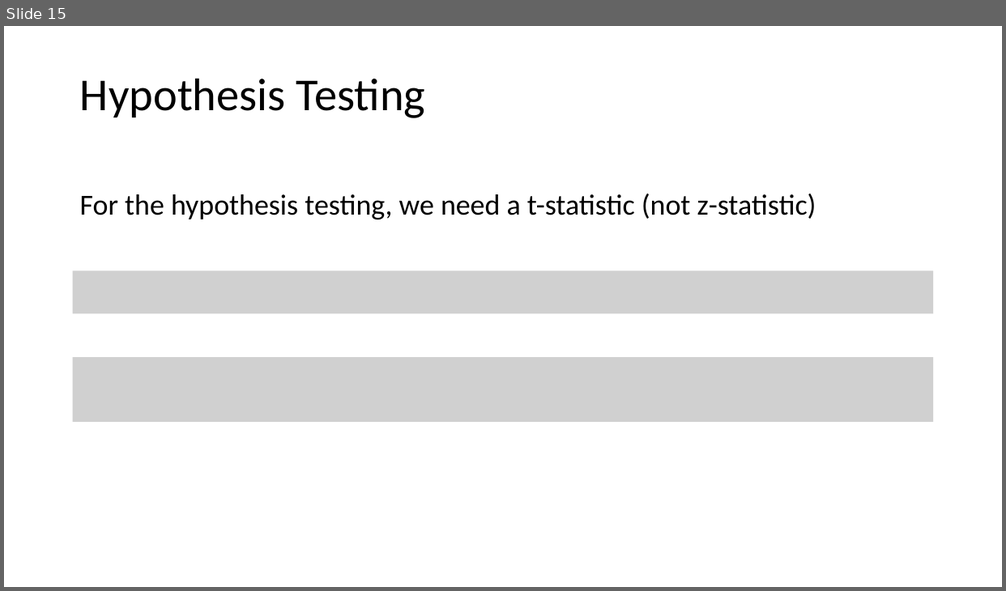
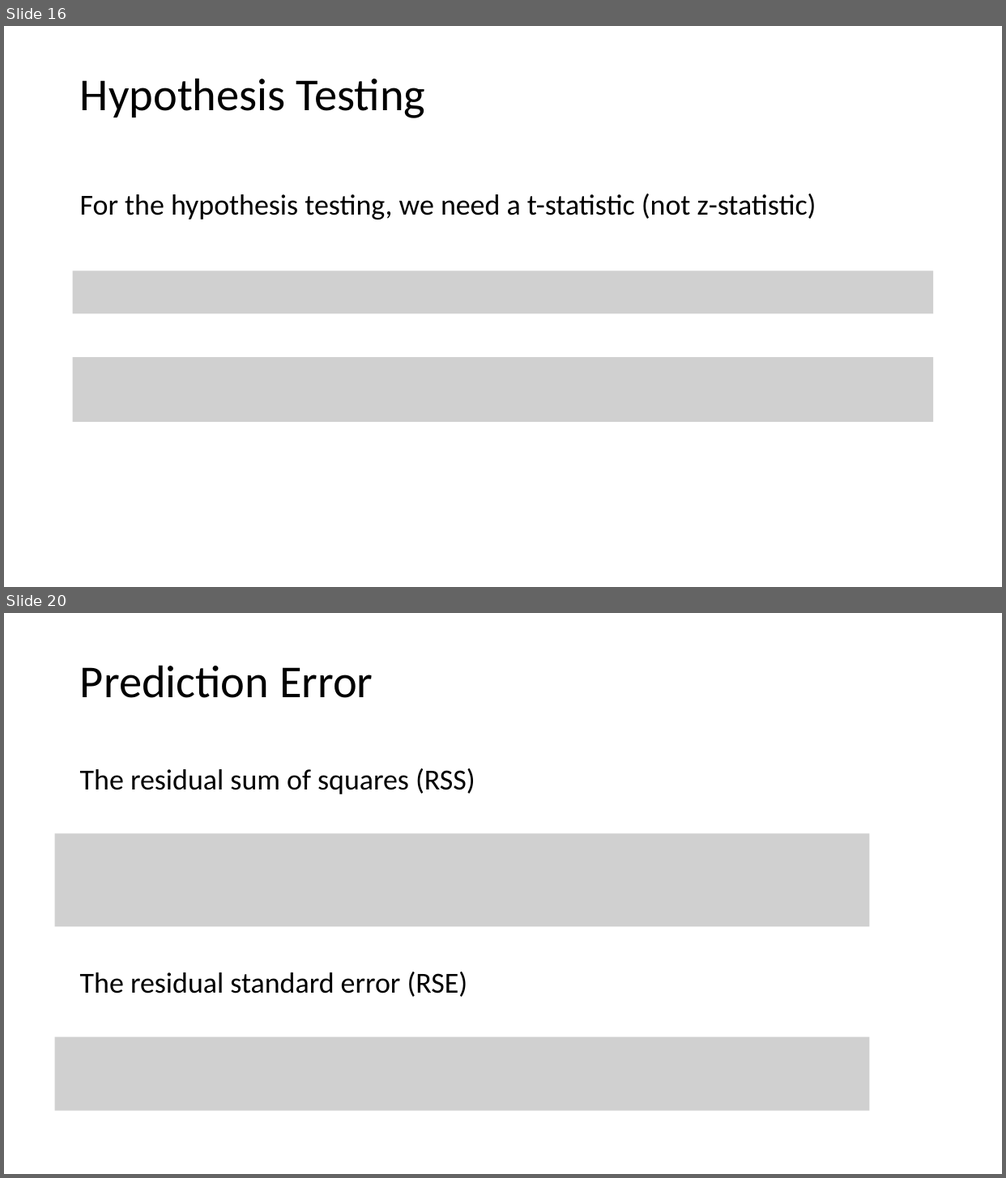
Before and after one commit to tianzheng4/tianzheng4.github.io, a slide deck: _umkc-teaching/slides/Lecture3.pptx. Shown one above the other, each under a label of ours: slide 15 before the commit, slides 16 and 20 after it; the slides between them are not shown. The pictures are 1006x591 and 1006x1178 pixels, drawn with LibreOffice and Linux fonts; fonts in the diff are those of the drawing; grey boxes stand for pictures. Boxes give left, top, right and bottom in pixels: in the first picture for what was removed or moved away, otherwise in the second. Text is boxed around its words. In the diff, an @@ line names an element or a change of style, - is before the commit and + after.

```diff
--- a/_umkc-teaching/slides/Lecture3.pptx
+++ b/_umkc-teaching/slides/Lecture3.pptx
@@ slide 20 added at (x1=4, y1=613, x2=1002, y2=1174), background #FFFFFF @@
@@ title added at (x1=80, y1=665, x2=373, y2=698), 44 pt, text #000000 @@
+Prediction Error
@@ text added at (x1=80, y1=769, x2=475, y2=794), 28 pt, text #000000 @@
+The residual sum of squares (RSS)
@@ picture added at (x1=55, y1=834, x2=869, y2=926) @@
@@ text added at (x1=80, y1=972, x2=468, y2=997), 28 pt, text #000000 @@
+The residual standard error (RSE)
@@ picture added at (x1=55, y1=1037, x2=869, y2=1111) @@
@@ what was slide 15 is now slide 16 @@
```
Also in this commit, not shown: 1 slide changed, 6 other slides added, 2 other files.
